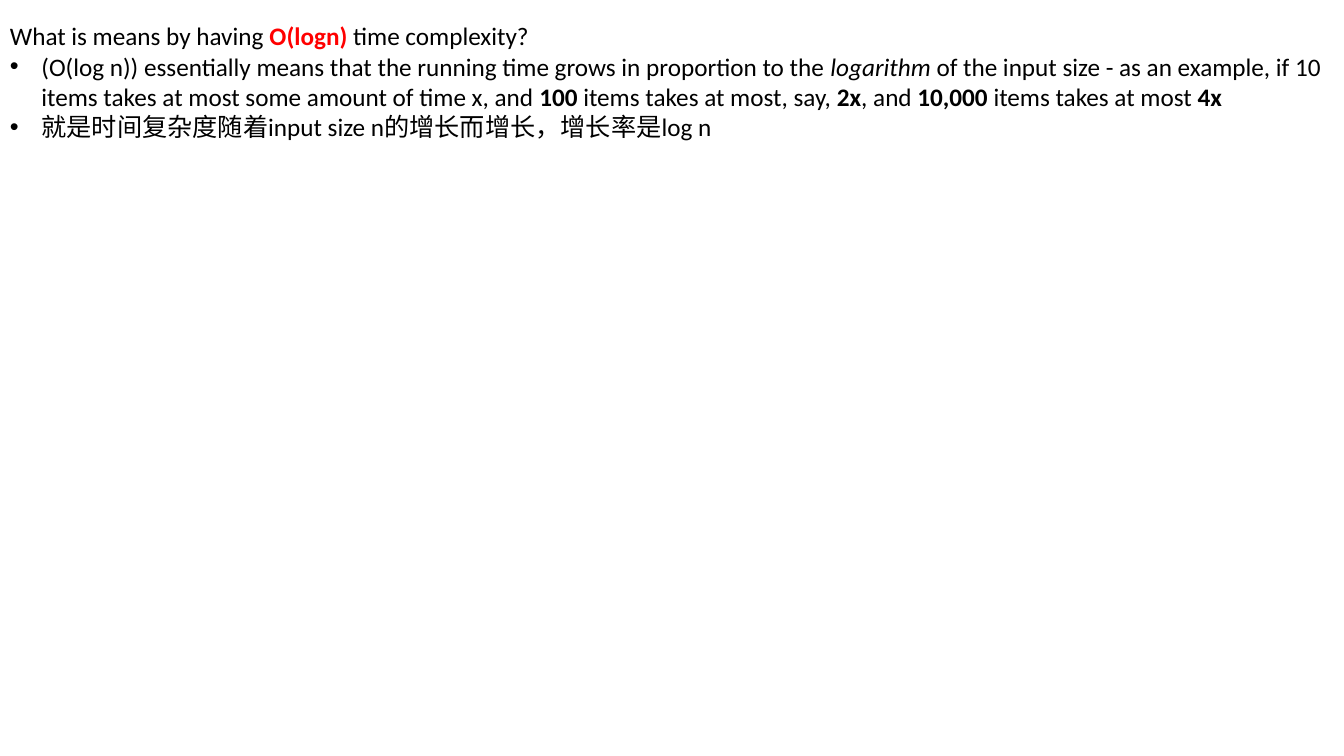
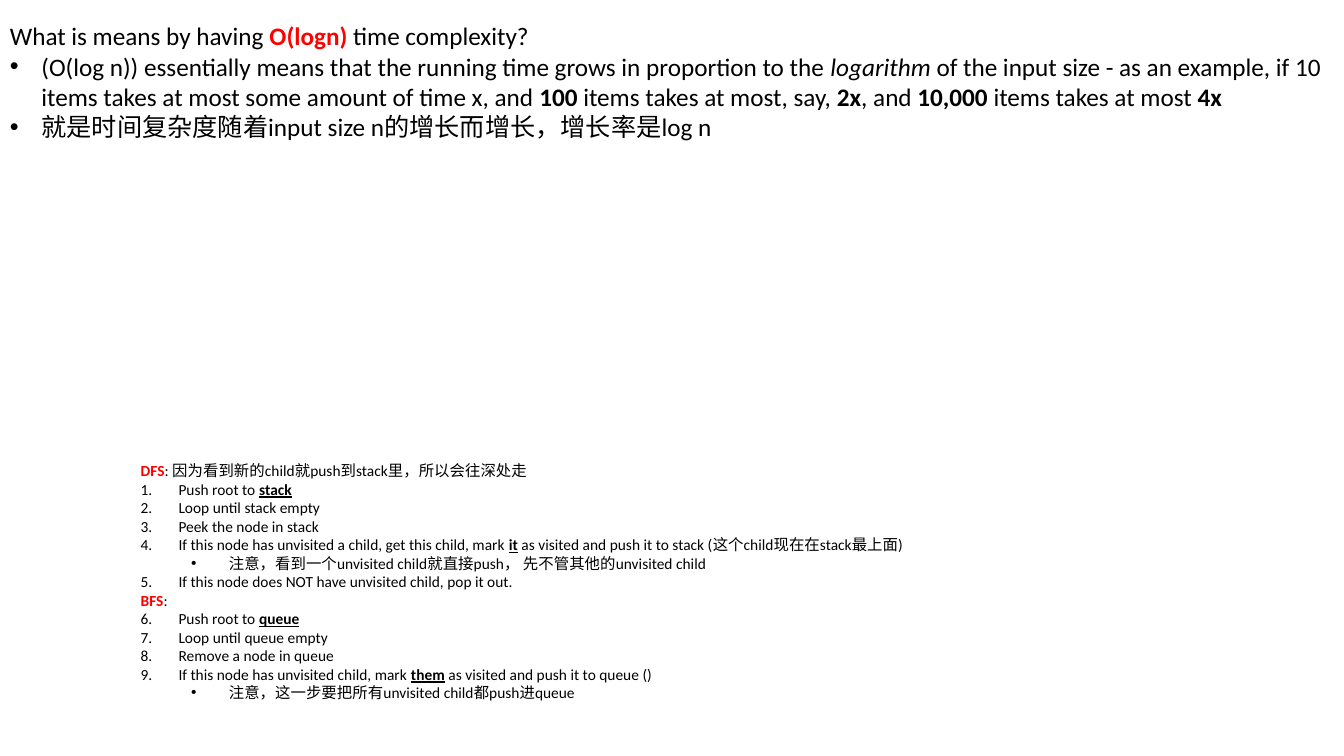
Before and after one commit to legend507/CommonSense, a slide deck: slide 1 of temp.pptx. Drawn at 1344x756 pixels with LibreOffice and Linux fonts; fonts in the diff are those of the drawing. Boxes give left, top, right and bottom in pixels: in the first picture for what was removed or moved away, otherwise in the second. Text is boxed around its words. In the diff, an @@ line names an element or a change of style, - is before the commit and + after.

Commit message:
add DFS BFS knowledge 1

```diff
--- a/temp.pptx
+++ b/temp.pptx
@@ text added at <box>141,463,903,701</box>, 11 pt, text #000000 @@
+DFS: 因为看到新的child就push到stack里，所以会往深处走
+1. Push root to stack
+2. Loop until stack empty
+3. Peek the node in stack
+4. If this node has unvisited a child, get this child, mark it as visited and push it to stack (这个child现在在stack最上面)
+  • 注意，看到一个unvisited child就直接push， 先不管其他的unvisited child
+5. If this node does NOT have unvisited child, pop it out.
+BFS:
+1. Push root to queue
+2. Loop until queue empty
+3. Remove a node in queue
+4. If this node has unvisited child, mark them as visited and push it to queue ()
+  • 注意，这一步要把所有unvisited child都push进queue
```
